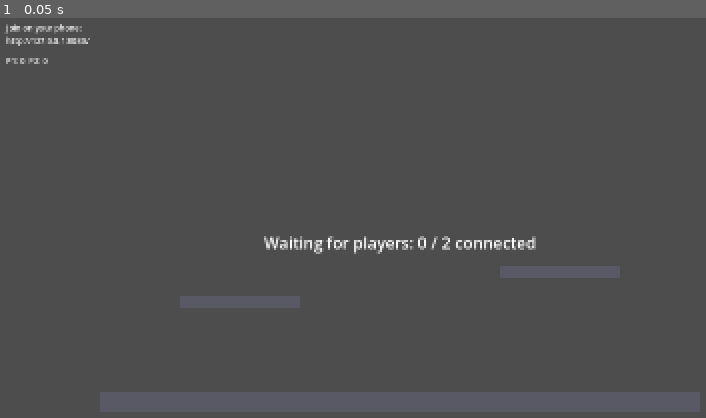
Above: before the commit, frame 1.
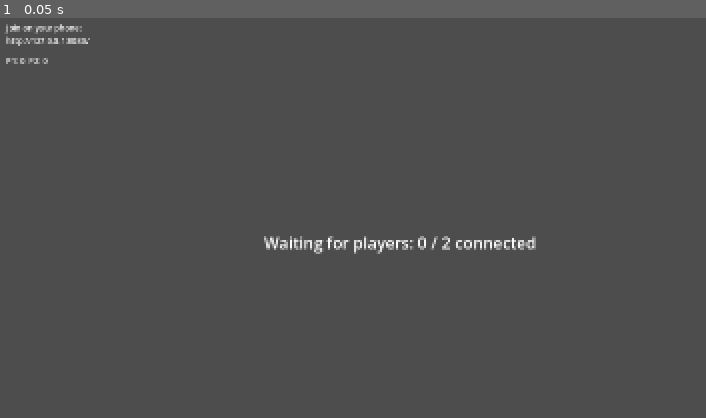
Above: after the commit, the same moment.

Repository: tkneeland/pickfight
Game: Godot game, scene res://scenes/Main.tscn
The game is run twice, just before and just after one commit, with the same random seed, the same clock (stepped at 60 frames per second) and the same inputs.
Inputs:
- Up to frame 1 (0.05 s): no input

The runs differ from the first frame. In frame 1, 5.3% of the frame differs, in the area x 14-100%, y 62-99%.

Commit message:
Add stage rotation: 3 stages swap in each round (issue #8, ADR-0008)
RoundManager now rotates through an exported list of stage scenes each
round and reads spawn points off the active stage instead of its own
static export, per ADR-0008's stage-authoring-format decision (one
.tscn per stage under scenes/stages/, with Spawn* markers and a
KillZone). scenes/Arena.tscn is left untouched since scenario_runner.gd's
existing physics scenarios depend on its exact geometry.

Diff:
--- a/scenes/Main.tscn
+++ b/scenes/Main.tscn
@@ -1,16 +1,20 @@
-[gd_scene load_steps=5 format=3]
+[gd_scene load_steps=8 format=3]
 
-[ext_resource type="PackedScene" path="res://scenes/Arena.tscn" id="1"]
 [ext_resource type="PackedScene" path="res://scenes/Player.tscn" id="2"]
 [ext_resource type="Script" path="res://scripts/ControllerServer.gd" id="3"]
 [ext_resource type="Script" path="res://scripts/RoundManager.gd" id="4"]
+[ext_resource type="PackedScene" path="res://scenes/stages/Flatlands.tscn" id="5"]
+[ext_resource type="PackedScene" path="res://scenes/stages/Highrise.tscn" id="6"]
+[ext_resource type="PackedScene" path="res://scenes/stages/Gauntlet.tscn" id="7"]
 
 [node name="Main" type="Node2D"]
 
 [node name="Camera2D" type="Camera2D" parent="."]
 current = true
 
-[node name="Arena" parent="." instance=ExtResource("1")]
+; Empty container: RoundManager instances the active rotating stage here
+; (ADR-0008) rather than a single scene being instanced statically.
+[node name="Arena" type="Node2D" parent="."]
 
 ; identity_color is paired with SLOT_COLORS in controller/index.html: slot 0
 ; must match Player1 (blue) and slot 1 must match Player2 (orange). The phone
@@ -116,7 +120,8 @@
 [node name="RoundManager" type="Node" parent="."]
 script = ExtResource("4")
 player_paths = [NodePath("../Player1"), NodePath("../Player2")]
-spawn_points = [Vector2(-100, 0), Vector2(100, 0)]
+stage_scenes = [ExtResource("5"), ExtResource("6"), ExtResource("7")]
+arena_container_path = NodePath("../Arena")
 controller_server_path = NodePath("../ControllerServer")
 score_label_path = NodePath("../UI/ScoreLabel")
 waiting_label_path = NodePath("../UI/WaitingLabel")
--- /dev/null
+++ b/scenes/stages/Flatlands.tscn
@@ -0,0 +1,59 @@
+[gd_scene load_steps=6 format=3]
+
+[ext_resource type="Script" path="res://scripts/Stage.gd" id="1"]
+[ext_resource type="Script" path="res://scripts/KillZone.gd" id="2"]
+
+[sub_resource type="RectangleShape2D" id="RectangleShape2D_ground"]
+size = Vector2(1200, 40)
+
+[sub_resource type="RectangleShape2D" id="RectangleShape2D_platform"]
+size = Vector2(240, 24)
+
+[sub_resource type="RectangleShape2D" id="RectangleShape2D_kill"]
+size = Vector2(8000, 40)
+
+[node name="Flatlands" type="Node2D"]
+script = ExtResource("1")
+
+[node name="Ground" type="StaticBody2D" parent="."]
+position = Vector2(0, 320)
+
+[node name="GroundShape" type="CollisionShape2D" parent="Ground"]
+shape = SubResource("RectangleShape2D_ground")
+
+[node name="GroundVisual" type="Polygon2D" parent="Ground"]
+color = Color(0.35, 0.35, 0.4, 1)
+polygon = PackedVector2Array(-600, -20, 600, -20, 600, 20, -600, 20)
+
+[node name="PlatformLeft" type="StaticBody2D" parent="."]
+position = Vector2(-320, 140)
+
+[node name="PlatformLeftShape" type="CollisionShape2D" parent="PlatformLeft"]
+shape = SubResource("RectangleShape2D_platform")
+
+[node name="PlatformLeftVisual" type="Polygon2D" parent="PlatformLeft"]
+color = Color(0.35, 0.35, 0.4, 1)
+polygon = PackedVector2Array(-120, -12, 120, -12, 120, 12, -120, 12)
+
+[node name="PlatformRight" type="StaticBody2D" parent="."]
+position = Vector2(320, 200)
+
+[node name="PlatformRightShape" type="CollisionShape2D" parent="PlatformRight"]
+shape = SubResource("RectangleShape2D_platform")
+
+[node name="PlatformRightVisual" type="Polygon2D" parent="PlatformRight"]
+color = Color(0.35, 0.35, 0.4, 1)
+polygon = PackedVector2Array(-120, -12, 120, -12, 120, 12, -120, 12)
+
+[node name="Spawn0" type="Marker2D" parent="."]
+position = Vector2(-100, 0)
+
+[node name="Spawn1" type="Marker2D" parent="."]
+position = Vector2(100, 0)
+
+[node name="KillZone" type="Area2D" parent="."]
+position = Vector2(0, 480)
+script = ExtResource("2")
+
+[node name="KillZoneShape" type="CollisionShape2D" parent="KillZone"]
+shape = SubResource("RectangleShape2D_kill")
--- /dev/null
+++ b/scenes/stages/Gauntlet.tscn
@@ -0,0 +1,76 @@
+[gd_scene load_steps=7 format=3]
+
+[ext_resource type="Script" path="res://scripts/Stage.gd" id="1"]
+[ext_resource type="Script" path="res://scripts/KillZone.gd" id="2"]
+
+[sub_resource type="RectangleShape2D" id="RectangleShape2D_ground_side"]
+size = Vector2(300, 40)
+
+[sub_resource type="RectangleShape2D" id="RectangleShape2D_ground_mid"]
+size = Vector2(200, 40)
+
+[sub_resource type="RectangleShape2D" id="RectangleShape2D_ceiling"]
+size = Vector2(1200, 40)
+
+[sub_resource type="RectangleShape2D" id="RectangleShape2D_kill"]
+size = Vector2(8000, 40)
+
+; Two gaps in the ground (players ring out through them) under a low
+; ceiling that pins swing height well below open sky. Rewards a compact,
+; controlled swing over the wide, open arcs a tall stage rewards.
+
+[node name="Gauntlet" type="Node2D"]
+script = ExtResource("1")
+
+[node name="GroundLeft" type="StaticBody2D" parent="."]
+position = Vector2(-500, 320)
+
+[node name="GroundLeftShape" type="CollisionShape2D" parent="GroundLeft"]
+shape = SubResource("RectangleShape2D_ground_side")
+
+[node name="GroundLeftVisual" type="Polygon2D" parent="GroundLeft"]
+color = Color(0.35, 0.35, 0.4, 1)
+polygon = PackedVector2Array(-150, -20, 150, -20, 150, 20, -150, 20)
+
+[node name="GroundMid" type="StaticBody2D" parent="."]
+position = Vector2(0, 320)
+
+[node name="GroundMidShape" type="CollisionShape2D" parent="GroundMid"]
+shape = SubResource("RectangleShape2D_ground_mid")
+
+[node name="GroundMidVisual" type="Polygon2D" parent="GroundMid"]
+color = Color(0.35, 0.35, 0.4, 1)
+polygon = PackedVector2Array(-100, -20, 100, -20, 100, 20, -100, 20)
+
+[node name="GroundRight" type="StaticBody2D" parent="."]
+position = Vector2(500, 320)
+
+[node name="GroundRightShape" type="CollisionShape2D" parent="GroundRight"]
+shape = SubResource("RectangleShape2D_ground_side")
+
+[node name="GroundRightVisual" type="Polygon2D" parent="GroundRight"]
+color = Color(0.35, 0.35, 0.4, 1)
+polygon = PackedVector2Array(-150, -20, 150, -20, 150, 20, -150, 20)
+
+[node name="Ceiling" type="StaticBody2D" parent="."]
+position = Vector2(0, 40)
+
+[node name="CeilingShape" type="CollisionShape2D" parent="Ceiling"]
+shape = SubResource("RectangleShape2D_ceiling")
+
+[node name="CeilingVisual" type="Polygon2D" parent="Ceiling"]
+color = Color(0.35, 0.35, 0.4, 1)
+polygon = PackedVector2Array(-600, -20, 600, -20, 600, 20, -600, 20)
+
+[node name="Spawn0" type="Marker2D" parent="."]
+position = Vector2(-500, 200)
+
+[node name="Spawn1" type="Marker2D" parent="."]
+position = Vector2(500, 200)
+
+[node name="KillZone" type="Area2D" parent="."]
+position = Vector2(0, 480)
+script = ExtResource("2")
+
+[node name="KillZoneShape" type="CollisionShape2D" parent="KillZone"]
+shape = SubResource("RectangleShape2D_kill")
--- /dev/null
+++ b/scenes/stages/Highrise.tscn
@@ -0,0 +1,96 @@
+[gd_scene load_steps=7 format=3]
+
+[ext_resource type="Script" path="res://scripts/Stage.gd" id="1"]
+[ext_resource type="Script" path="res://scripts/KillZone.gd" id="2"]
+
+[sub_resource type="RectangleShape2D" id="RectangleShape2D_ground"]
+size = Vector2(800, 40)
+
+[sub_resource type="RectangleShape2D" id="RectangleShape2D_ledge"]
+size = Vector2(200, 24)
+
+[sub_resource type="RectangleShape2D" id="RectangleShape2D_summit"]
+size = Vector2(240, 24)
+
+[sub_resource type="RectangleShape2D" id="RectangleShape2D_kill"]
+size = Vector2(8000, 40)
+
+; A tall climb: four narrow ledges staggered left/right above a short
+; ground strip, topped by a wider summit. Rewards vertical swing play
+; instead of the ground-level scrapping a flat stage encourages.
+
+[node name="Highrise" type="Node2D"]
+script = ExtResource("1")
+
+[node name="Ground" type="StaticBody2D" parent="."]
+position = Vector2(0, 400)
+
+[node name="GroundShape" type="CollisionShape2D" parent="Ground"]
+shape = SubResource("RectangleShape2D_ground")
+
+[node name="GroundVisual" type="Polygon2D" parent="Ground"]
+color = Color(0.35, 0.35, 0.4, 1)
+polygon = PackedVector2Array(-400, -20, 400, -20, 400, 20, -400, 20)
+
+[node name="Ledge1" type="StaticBody2D" parent="."]
+position = Vector2(-250, 280)
+
+[node name="Ledge1Shape" type="CollisionShape2D" parent="Ledge1"]
+shape = SubResource("RectangleShape2D_ledge")
+
+[node name="Ledge1Visual" type="Polygon2D" parent="Ledge1"]
+color = Color(0.35, 0.35, 0.4, 1)
+polygon = PackedVector2Array(-100, -12, 100, -12, 100, 12, -100, 12)
+
+[node name="Ledge2" type="StaticBody2D" parent="."]
+position = Vector2(220, 160)
+
+[node name="Ledge2Shape" type="CollisionShape2D" parent="Ledge2"]
+shape = SubResource("RectangleShape2D_ledge")
+
+[node name="Ledge2Visual" type="Polygon2D" parent="Ledge2"]
+color = Color(0.35, 0.35, 0.4, 1)
+polygon = PackedVector2Array(-100, -12, 100, -12, 100, 12, -100, 12)
+
+[node name="Ledge3" type="StaticBody2D" parent="."]
+position = Vector2(-180, 40)
+
+[node name="Ledge3Shape" type="CollisionShape2D" parent="Ledge3"]
+shape = SubResource("RectangleShape2D_ledge")
+
+[node name="Ledge3Visual" type="Polygon2D" parent="Ledge3"]
+color = Color(0.35, 0.35, 0.4, 1)
+polygon = PackedVector2Array(-100, -12, 100, -12, 100, 12, -100, 12)
+
+[node name="Ledge4" type="StaticBody2D" parent="."]
+position = Vector2(220, -100)
+
+[node name="Ledge4Shape" type="CollisionShape2D" parent="Ledge4"]
+shape = SubResource("RectangleShape2D_ledge")
+
+[node name="Ledge4Visual" type="Polygon2D" parent="Ledge4"]
+color = Color(0.35, 0.35, 0.4, 1)
+polygon = PackedVector2Array(-100, -12, 100, -12, 100, 12, -100, 12)
+
+[node name="Summit" type="StaticBody2D" parent="."]
+position = Vector2(0, -260)
+
+[node name="SummitShape" type="CollisionShape2D" parent="Summit"]
+shape = SubResource("RectangleShape2D_summit")
+
+[node name="SummitVisual" type="Polygon2D" parent="Summit"]
+color = Color(0.35, 0.35, 0.4, 1)
+polygon = PackedVector2Array(-120, -12, 120, -12, 120, 12, -120, 12)
+
+[node name="Spawn0" type="Marker2D" parent="."]
+position = Vector2(-300, 100)
+
+[node name="Spawn1" type="Marker2D" parent="."]
+position = Vector2(300, 100)
+
+[node name="KillZone" type="Area2D" parent="."]
+position = Vector2(0, 560)
+script = ExtResource("2")
+
+[node name="KillZoneShape" type="CollisionShape2D" parent="KillZone"]
+shape = SubResource("RectangleShape2D_kill")
--- a/scripts/RoundManager.gd
+++ b/scripts/RoundManager.gd
@@ -13,8 +13,12 @@
 ## `expire_disconnected_claims()` runs.
 
 @export var player_paths: Array[NodePath] = []
-## Spawn position for each slot, in `player_paths` order.
-@export var spawn_points: Array[Vector2] = []
+## Stages to rotate through, in order (ADR-0008). Swapped once per round, in
+## `_swap_stage()`. Spawn points come from the active stage's
+## `get_spawn_points()`, not from an export here.
+@export var stage_scenes: Array[PackedScene] = []
+## Node the active stage instance is added to and removed from.
+@export var arena_container_path: NodePath
 @export var controller_server_path: NodePath
 @export var score_label_path: NodePath
 ## Shown while waiting on roster size, since a WAITING round leaves every
@@ -44,6 +48,11 @@
 var _controller_server: Node
 var _waiting_label: Label
 var _scoreboard: Control
+## Stage rotation state (ADR-0008). `_stage_index` starts at -1 so the first
+## `_swap_stage()` call lands on index 0 rather than 1.
+var _stage_index: int = -1
+var _current_stage: Node2D
+var _stage_spawn_points: Array[Vector2] = []
 
 func _ready() -> void:
 	for path in player_paths:
@@ -88,12 +97,30 @@
 		_waiting_label.visible = false
 	if _scoreboard != null:
 		_scoreboard.visible = false
+	_swap_stage()
 	for slot in roster:
 		if slot < 0 or slot >= _players.size() or _players[slot] == null:
 			continue
-		var spawn: Vector2 = spawn_points[slot] if slot < spawn_points.size() else Vector2.ZERO
+		var spawn: Vector2 = _stage_spawn_points[slot] if slot < _stage_spawn_points.size() else Vector2.ZERO
 		_players[slot].start_round(spawn)
 	_state = State.ROUND_ACTIVE
+
+## Rotates to the next stage (ADR-0008): frees the outgoing instance, wraps
+## `_stage_index` through `stage_scenes`, and caches the new stage's spawn
+## points so `_try_start_round()`'s loop above can read them per slot. A no-op
+## with an empty `stage_scenes`, leaving `_stage_spawn_points` as it was.
+func _swap_stage() -> void:
+	if stage_scenes.is_empty():
+		return
+	var container: Node = get_node_or_null(arena_container_path)
+	if container == null:
+		return
+	if _current_stage != null:
+		_current_stage.queue_free()
+	_stage_index = (_stage_index + 1) % stage_scenes.size()
+	_current_stage = stage_scenes[_stage_index].instantiate()
+	container.add_child(_current_stage)
+	_stage_spawn_points = _current_stage.get_spawn_points()
 
 func _set_waiting_text(connected: int) -> void:
 	if _waiting_label == null:
--- /dev/null
+++ b/scripts/Stage.gd
@@ -0,0 +1,20 @@
+extends Node2D
+
+## A rotating arena layout (ADR-0008). `RoundManager` instances one of these
+## per round and reads spawn points off it rather than owning its own export.
+## Preloaded by path everywhere it's used -- see CLAUDE.md's `class_name` rule.
+
+## Spawn points declared as `Marker2D` children named `Spawn0`, `Spawn1`, ...
+## Sorted by name so slot order matches player slot order regardless of the
+## order children were added in the editor.
+func get_spawn_points() -> Array[Vector2]:
+	var markers: Array[Marker2D] = []
+	for child in get_children():
+		if child is Marker2D and child.name.begins_with("Spawn"):
+			markers.append(child)
+	markers.sort_custom(func(a: Marker2D, b: Marker2D) -> bool: return a.name < b.name)
+
+	var points: Array[Vector2] = []
+	for marker in markers:
+		points.append(marker.position)
+	return points
--- a/tools/scenario_runner.gd
+++ b/tools/scenario_runner.gd
@@ -32,6 +32,8 @@
 ## the gitignored `.godot/` and only an editor run builds it, so a fresh clone
 ## cannot resolve the name.
 const WeaponStatsType := preload("res://scripts/WeaponStats.gd")
+const StageType := preload("res://scripts/Stage.gd")
+const RoundManagerType := preload("res://scripts/RoundManager.gd")
 
 const SCENARIO_NAMES: PackedStringArray = [
 	"aim_angle",
@@ -56,6 +58,8 @@
 	"damage_reddens_fill_identity_persists",
 	"identity_colours_match_controller_page",
 	"weapon_silhouette_matches_head_shape",
+	"stage_rotates_each_round",
+	"stage_spawns_are_safe",
 ]
 
 const ANGLE_TOLERANCE: float = 0.01
@@ -415,6 +419,10 @@
 			return await _scenario_identity_colours_match_controller_page()
 		"weapon_silhouette_matches_head_shape":
 			return await _scenario_weapon_silhouette_matches_head_shape()
+		"stage_rotates_each_round":
+			return await _scenario_stage_rotates_each_round()
+		"stage_spawns_are_safe":
+			return await _scenario_stage_spawns_are_safe()
 		_:
 			return ["unknown scenario '%s'" % name]
 
@@ -2022,3 +2030,152 @@
 
 	await _teardown(stage)
 	return failures
+
+# --- Stage rotation (ADR-0008) -----------------------------------------------
+
+## A private test double for ControllerServer's roster seam
+## (claimed_slots / expire_disconnected_claims), scoped to this file only so
+## it can't collide with issue #6's separate tools/stub_roster.gd -- both
+## land in the same PR window and this scenario has no need of anything else
+## that stub exposes.
+class _FakeRoster extends Node:
+	var slots: Array[int] = []
+	func claimed_slots() -> Array[int]:
+		return slots
+	func expire_disconnected_claims() -> void:
+		pass
+
+## Packs a bare Node2D + Stage.gd + Spawn* markers into a PackedScene at
+## runtime, so the rotation scenario below doesn't need throwaway fixture
+## .tscn files under scenes/stages/ alongside the three real stages.
+func _make_stub_stage(stage_name: String, spawns: Array[Vector2]) -> PackedScene:
+	var root := Node2D.new()
+	root.name = stage_name
+	root.set_script(StageType)
+	for i in spawns.size():
+		var marker := Marker2D.new()
+		marker.name = "Spawn%d" % i
+		marker.position = spawns[i]
+		root.add_child(marker)
+		marker.owner = root
+	var packed := PackedScene.new()
+	packed.pack(root)
+	root.queue_free()
+	return packed
+
+## Issue #8: the active stage advances by one every round and wraps back to
+## the first after the last. Drives a real RoundManager (script preloaded by
+## path, no class_name) through several rounds against three in-memory stub
+## stages -- no ground is needed, since only the active stage's identity is
+## asserted here, not spawn safety (see stage_spawns_are_safe for that) --
+## and the private _FakeRoster above standing in for ControllerServer.
+func _scenario_stage_rotates_each_round() -> Array[String]:
+	var failures: Array[String] = []
+	var stage: Node2D = Node2D.new()
+	get_root().add_child(stage)
+
+	# Named explicitly and referenced via literal relative NodePaths below,
+	# rather than each node's own get_path(): this scenario can be the very
+	# first thing run (e.g. `--scenario=stage_rotates_each_round` on its own),
+	# before the root has completed its first tick, and get_path() fails with
+	# "not in a scene tree" that early even though add_child() itself is fine.
+	var container := Node2D.new()
+	container.name = "Container"
+	stage.add_child(container)
+
+	var stage_names: PackedStringArray = ["Stub0", "Stub1", "Stub2"]
+	var stub_scenes: Array[PackedScene] = []
+	for stage_name: String in stage_names:
+		stub_scenes.append(_make_stub_stage(stage_name, [Vector2.ZERO, Vector2(50, 0)]))
+
+	var p1: RigidBody2D = PlayerScene.instantiate() as RigidBody2D
+	p1.name = "P1"
+	stage.add_child(p1)
+	p1.global_position = DEEP_PARK_POSITION
+	p1.bind_controller()
+	var p2: RigidBody2D = PlayerScene.instantiate() as RigidBody2D
+	p2.name = "P2"
+	stage.add_child(p2)
+	p2.global_position = DEEP_PARK_POSITION + Vector2(300, 0)
+	p2.bind_controller()
+
+	var roster := _FakeRoster.new()
+	roster.name = "Roster"
+	roster.slots = [0, 1]
+	stage.add_child(roster)
+
+	var paths: Array[NodePath] = [NodePath("../P1"), NodePath("../P2")]
+	var round_manager := Node.new()
+	round_manager.set_script(RoundManagerType)
+	round_manager.player_paths = paths
+	round_manager.stage_scenes = stub_scenes
+	round_manager.arena_container_path = NodePath("../Container")
+	round_manager.controller_server_path = NodePath("../Roster")
+	round_manager.min_players_to_start = 2
+	round_manager.round_end_pause_sec = 0.0
+	stage.add_child(round_manager)
+
+	# Enough rounds to wrap the 3-stage roster around twice, so "wraps back
+	# to the first stage" is actually exercised rather than merely "advances".
+	var rounds: int = stage_names.size() * 2 + 1
+	for round_index in rounds:
+		var active_name: String = ""
+		for _i in 120:
+			await physics_frame
+			if p1.alive and p2.alive and container.get_child_count() > 0:
+				active_name = container.get_child(container.get_child_count() - 1).name
+				break
+		if active_name.is_empty():
+			failures.append("round %d: never saw a live round with a stage instanced" % round_index)
+			break
+		var expected: String = stage_names[round_index % stage_names.size()]
+		if active_name != expected:
+			failures.append("round %d: active stage was %s, expected %s" % [round_index, active_name, expected])
+
+		# End this round (alternating who is eliminated, so scoring exercises
+		# both slots) so the next one gets a chance to start.
+		if round_index % 2 == 0:
+			p1.eliminate()
+		else:
+			p2.eliminate()
+		await _await_ticks(4)
+
+	await _teardown(stage)
+	return failures
+
+## Issue #8 outcome: each real stage's declared spawn points land on solid
+## ground and the player idles there safely for 60 ticks -- not falling
+## through a gap, not clipped into geometry, not still falling.
+func _scenario_stage_spawns_are_safe() -> Array[String]:
+	var failures: Array[String] = []
+	var stage_paths: PackedStringArray = [
+		"res://scenes/stages/Flatlands.tscn",
+		"res://scenes/stages/Highrise.tscn",
+		"res://scenes/stages/Gauntlet.tscn",
+	]
+
+	for path: String in stage_paths:
+		var stage: Node2D = Node2D.new()
+		get_root().add_child(stage)
+		var stage_scene: PackedScene = load(path)
+		var instance: Node2D = stage_scene.instantiate()
+		stage.add_child(instance)
+		var spawns: Array[Vector2] = instance.get_spawn_points()
+
+		if spawns.is_empty():
+			failures.append("%s: declared no spawn points" % path)
+
+		for i in spawns.size():
+			var player: RigidBody2D = _spawn_player(stage, spawns[i])
+			await _await_ticks(60)
+			if not player.alive:
+				failures.append("%s spawn %d: player died within 60 idle ticks" % [path, i])
+			elif absf(player.linear_velocity.y) > SETTLED_SPEED:
+				failures.append("%s spawn %d: never settled, vertical speed %.1f px/s" % [
+					path, i, player.linear_velocity.y])
+			player.queue_free()
+			await _await_ticks(BOOST_RESET_TICKS)
+
+		await _teardown(stage)
+
+	return failures
Not shown, removed: test-results/boot-check/output.txt
Binary file removed: test-results/damage-display/00-zero-damage.png
Binary file removed: test-results/damage-display/50-half-damage.png
Binary file removed: test-results/damage-display/95-near-death.png
Not shown, removed: test-results/scenario-suite/output.txt
Not shown, changed: CONTEXT.md
Not shown, added: docs/adr/0008-stage-authoring-format.md
Not shown, removed: test-results/human-gates/verdict.md
Not shown, removed: test-results/issue-5/fresh-clone-all.log
Not shown, removed: test-results/issue-5/human-gates.md
Not shown, removed: test-results/issue-5/scenario-all.log
Not shown, removed: test-results/issue-5/scenario-respawn-prefix.log
(and 4 more such lines)
